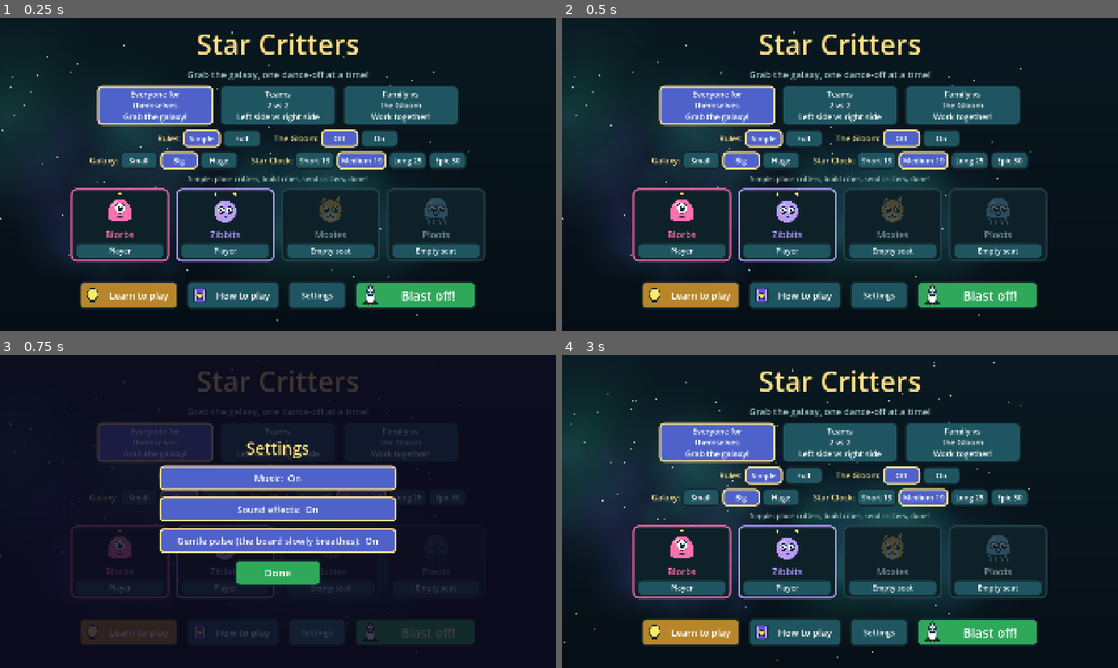
Above: before the commit, frames 1-4 (two rows, left to right).
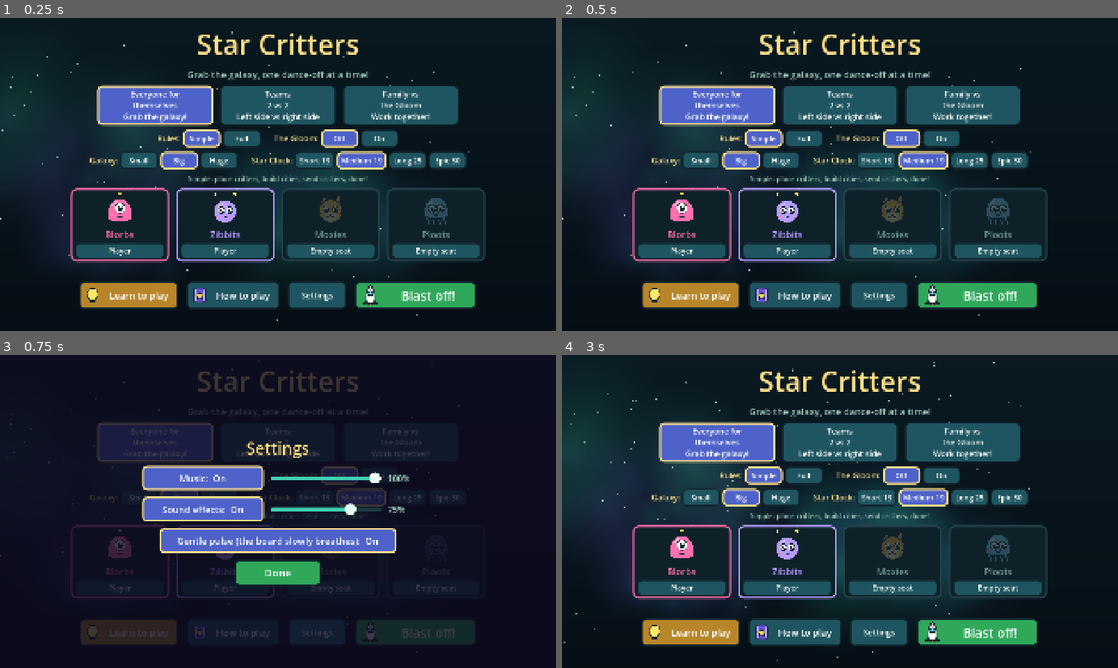
Above: after the commit, the same moments.

Repository: greentheo/star-critters
Game: Godot game, scene res://scenes/main.tscn
Two runs of this game, one before a commit and one after it. Both use one fixed random seed, a clock stepped at 60 frames per second and the inputs below.
Inputs:
- Up to frame 1 (0.25 s): no input
- Up to frame 2 (0.5 s): no input
- Up to frame 3 (0.75 s): click "Settings" at 0.5 s
- Up to frame 4 (3 s): click "Learn to play" at 1.25 s; click "Learn to play" at 2 s; click "Done" at 2.75 s

Frames 1-2 are identical in both runs. In frame 3, 4.9% of the frame differs, in the area x 25-74%, y 35-54%; in frame 4, nothing differs.

Commit message:
Volume sliders for music and effects; effects default to 75%
Settings shows a slider beside each on/off switch, remembered in
settings.cfg. Effects start a quarter quieter so they sit under the music.

Co-Authored-By: Claude Opus 5.5 <noreply@anthropic.com>

Diff:
--- a/scripts/main.gd
+++ b/scripts/main.gd
@@ -891,11 +891,81 @@
 		b.size_flags_horizontal = Control.SIZE_SHRINK_CENTER
 		if o[2]:
 			_selected_style(b)
-		v.add_child(b)
+		if o[0] == "pulse":
+			v.add_child(b)
+			continue
+		# Music and effects: the on/off switch with a volume slider beside it.
+		b.custom_minimum_size = Vector2(420, 86)
+		var row := HBoxContainer.new()
+		row.add_theme_constant_override("separation", 24)
+		row.size_flags_horizontal = Control.SIZE_SHRINK_CENTER
+		row.add_child(b)
+		var vol: float = sound.music_volume if o[0] == "music" else sound.sfx_volume
+		var pct := _label("%d%%" % roundi(vol * 100.0), 30, SOFT)
+		pct.custom_minimum_size = Vector2(90, 0)
+		pct.vertical_alignment = VERTICAL_ALIGNMENT_CENTER
+		var sl := _volume_slider(vol, o[2])
+		sl.value_changed.connect(_volume_changed.bind(o[0], pct))
+		row.add_child(sl)
+		row.add_child(pct)
+		v.add_child(row)
 	var close := _green(_button("Done", _close_overlay, 36))
 	close.custom_minimum_size = Vector2(300, 90)
 	close.size_flags_horizontal = Control.SIZE_SHRINK_CENTER
 	v.add_child(close)
+
+
+## A big, easy-to-grab volume slider (0 to 100%).
+func _volume_slider(value: float, on: bool) -> HSlider:
+	var sl := HSlider.new()
+	sl.min_value = 0.0
+	sl.max_value = 1.0
+	sl.step = 0.05
+	sl.value = value
+	sl.editable = on
+	sl.custom_minimum_size = Vector2(380, 86)
+	sl.size_flags_vertical = Control.SIZE_SHRINK_CENTER
+	sl.mouse_default_cursor_shape = Control.CURSOR_POINTING_HAND
+	var track := _box(Color("1d3a44"), 10, 0)
+	track.content_margin_top = 7
+	track.content_margin_bottom = 7
+	sl.add_theme_stylebox_override("slider", track)
+	var fill := _box(Color("3fd0b0") if on else Color("3c5a60"), 10, 0)
+	fill.content_margin_top = 7
+	fill.content_margin_bottom = 7
+	sl.add_theme_stylebox_override("grabber_area", fill)
+	sl.add_theme_stylebox_override("grabber_area_highlight", fill)
+	var knob := _knob_texture(Color("e8fff8") if on else Color("6c8a8e"))
+	sl.add_theme_icon_override("grabber", knob)
+	sl.add_theme_icon_override("grabber_highlight", _knob_texture(Color("ffffff")) if on else knob)
+	sl.add_theme_icon_override("grabber_disabled", knob)
+	return sl
+
+
+func _knob_texture(col: Color) -> ImageTexture:
+	var n := 40
+	var img := Image.create(n, n, false, Image.FORMAT_RGBA8)
+	var c := (n - 1) / 2.0
+	for y in n:
+		for x in n:
+			var d := Vector2(x - c, y - c).length()
+			img.set_pixel(x, y, Color(col, clampf(c - d + 0.5, 0.0, 1.0)))
+	return ImageTexture.create_from_image(img)
+
+
+var _vol_preview_t := 0.0
+
+func _volume_changed(value: float, which: String, pct: Label) -> void:
+	pct.text = "%d%%" % roundi(value * 100.0)
+	if which == "music":
+		sound.set_music_volume(value)
+	else:
+		sound.set_sfx_volume(value)
+		# let them hear the new level, without a burst of clicks while dragging
+		var now := Time.get_ticks_msec() / 1000.0
+		if now - _vol_preview_t > 0.3:
+			_vol_preview_t = now
+			sound.play("select")
 
 
 func _toggle_setting(which: String) -> void:
--- a/scripts/sound.gd
+++ b/scripts/sound.gd
@@ -9,7 +9,7 @@
 	"lose", "capture", "defend", "runaway", "ask", "friends", "nothanks", "friendend", "card", "rocket",
 	"luckydice", "shield", "mystery", "meteor", "comet", "bloom", "glow", "gloomgrow", "gloomtake",
 	"gloomchase", "storm", "win", "loseall", "out", "bounce"]
-const MUSIC_VOL := 0.55   # mood lab levels
+const MUSIC_VOL := 0.55   # mood lab levels (the 100% marks on the Settings sliders)
 const SFX_VOL := 0.53
 const SETTINGS := "user://settings.cfg"
 const FADE_IN := 2.0     # seconds for the music to rise when it starts
@@ -17,6 +17,9 @@
 var music_on := true
 var sfx_on := true
 var pulse_on := true
+var music_volume := 1.0   # Settings sliders, 0..1
+var sfx_volume := 0.75    # effects sit a little under the music
+var _save_in := -1.0      # slider drags save once they settle
 var streams := {}
 var _pool: Array = []
 var _next := 0
@@ -94,7 +97,7 @@
 func _apply() -> void:
 	AudioServer.set_bus_mute(_music_bus, not music_on)
 	AudioServer.set_bus_mute(_sfx_bus, not sfx_on)
-	AudioServer.set_bus_volume_db(_sfx_bus, linear_to_db(SFX_VOL))
+	AudioServer.set_bus_volume_db(_sfx_bus, linear_to_db(maxf(SFX_VOL * sfx_volume, 0.0001)))
 	if music_on and _started and not _drone.playing:
 		_fade = 0.0
 		_drone.play()
@@ -112,6 +115,17 @@
 	sfx_on = on
 	_apply()
 	_save_settings()
+
+
+func set_music_volume(v: float) -> void:
+	music_volume = clampf(v, 0.0, 1.0)
+	_save_in = 0.6
+
+
+func set_sfx_volume(v: float) -> void:
+	sfx_volume = clampf(v, 0.0, 1.0)
+	_apply()
+	_save_in = 0.6
 
 
 func set_pulse_on(on: bool) -> void:
@@ -125,6 +139,8 @@
 		music_on = cf.get_value("sound", "music", true)
 		sfx_on = cf.get_value("sound", "effects", true)
 		pulse_on = cf.get_value("look", "pulse", true)
+		music_volume = cf.get_value("sound", "music_volume", music_volume)
+		sfx_volume = cf.get_value("sound", "effects_volume", sfx_volume)
 
 
 func _save_settings() -> void:
@@ -132,6 +148,8 @@
 	cf.set_value("sound", "music", music_on)
 	cf.set_value("sound", "effects", sfx_on)
 	cf.set_value("look", "pulse", pulse_on)
+	cf.set_value("sound", "music_volume", music_volume)
+	cf.set_value("sound", "effects_volume", sfx_volume)
 	cf.save(SETTINGS)
 
 
@@ -181,6 +199,10 @@
 
 func _process(delta: float) -> void:
 	_clock += delta
+	if _save_in > 0.0:
+		_save_in -= delta
+		if _save_in <= 0.0:
+			_save_settings()
 	if not music_on or not _started:
 		return
 	_fade = minf(1.0, _fade + delta / FADE_IN)
@@ -210,5 +232,5 @@
 	if _lowpass:  # (bus effects only run on desktop; the web plays sounds as samples)
 		_lowpass.cutoff_hz = 650.0 + 900.0 * p if on else 1000.0
 	var g := 1.0 - minf(0.5, depth * 5.0) * (1.0 - p) if on else 1.0
-	g *= smoothstep(0.0, 1.0, _fade)
+	g *= smoothstep(0.0, 1.0, _fade) * music_volume
 	AudioServer.set_bus_volume_db(_music_bus, linear_to_db(maxf(MUSIC_VOL * g, 0.0001)))
Not shown, changed: docs/index.pck
